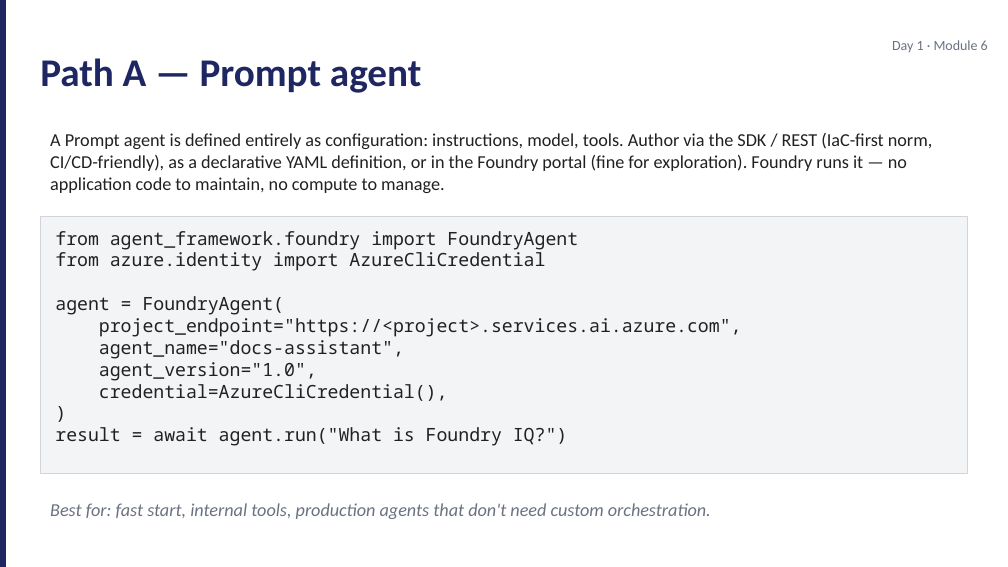
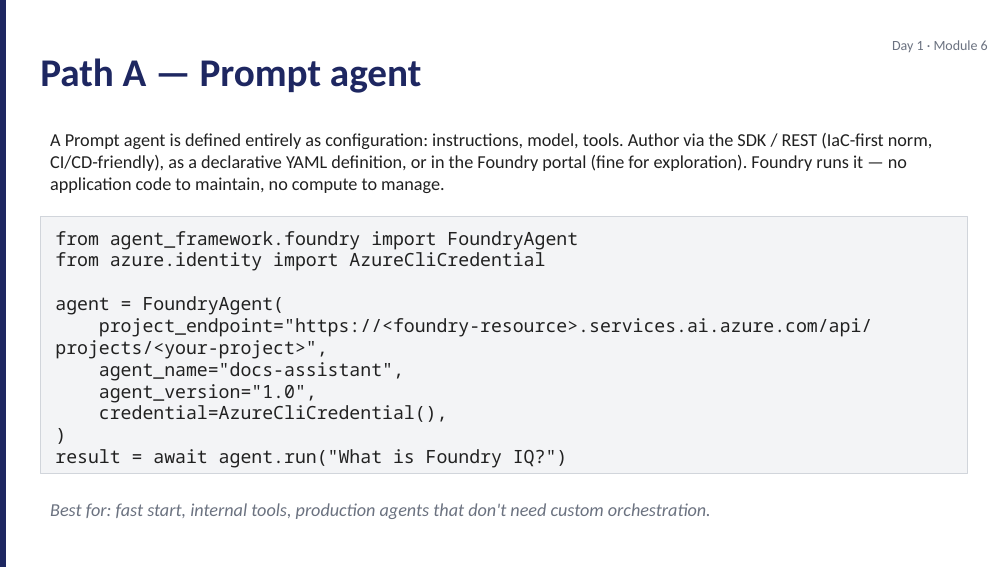
Before and after one commit to JimPiquant/Building-AI-Apps-and-Agents, a slide deck: slide 3 of decks/day1/module-6-hosting-options.pptx. Drawn at 1008x567 pixels with LibreOffice and Linux fonts; fonts in the diff are those of the drawing. Boxes give left, top, right and bottom in pixels: in the first picture for what was removed or moved away, otherwise in the second. Text is boxed around its words. In the diff, an @@ line names an element or a change of style, - is before the commit and + after.

```diff
--- a/decks/day1/module-6-hosting-options.pptx
+++ b/decks/day1/module-6-hosting-options.pptx
@@ text at [55,318,872,359]: text changed @@
-project_endpoint="https://<project>.services.ai.azure.com",
+project_endpoint="https://<foundry-resource>.services.ai.azure.com/api/projects/<your-project>",
```
Also in this commit, not shown: 1 other slide changed, 11 other files.
